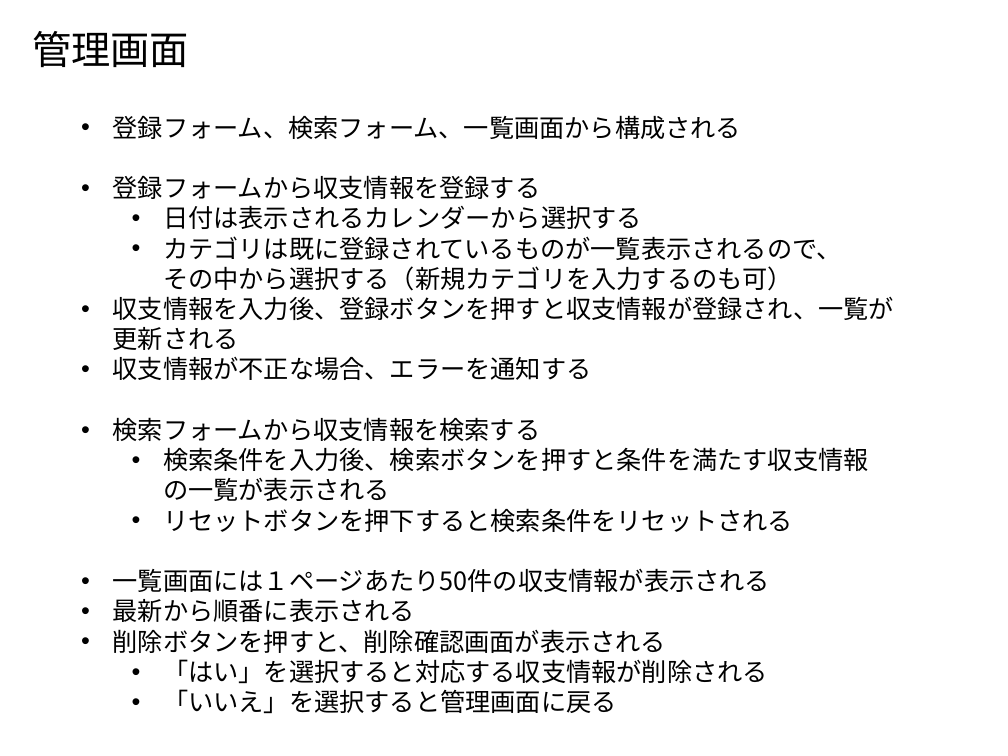
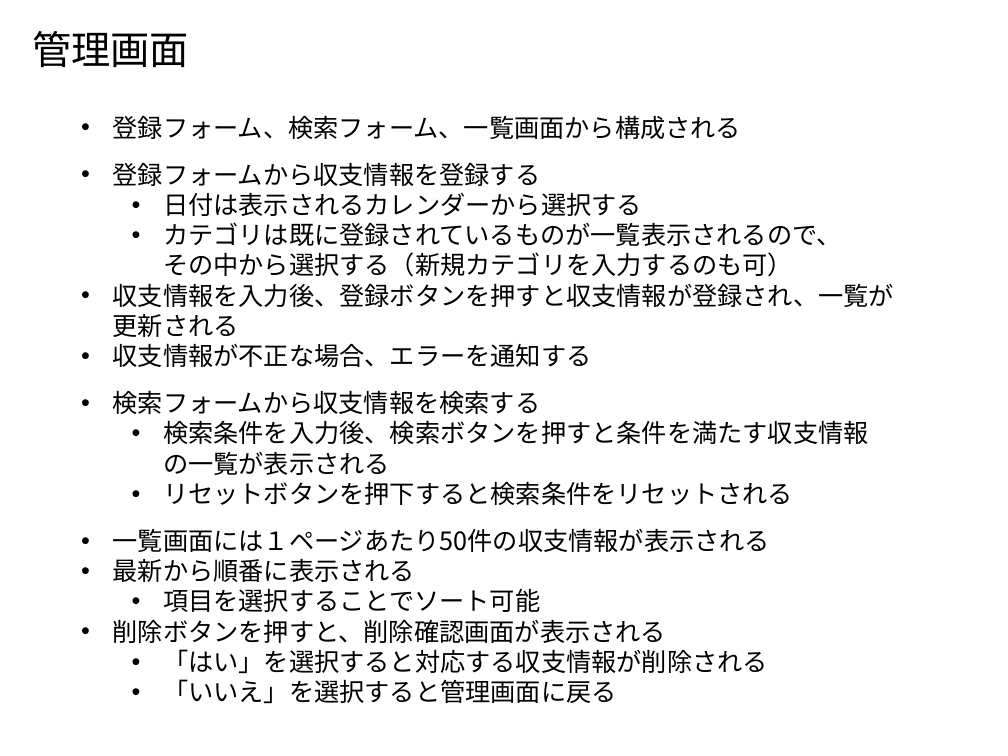
Before and after one commit to Leonis0813/chort, a slide deck: slide 3 of payment_manager/bin/algieba.pptx. Drawn at 1008x756 pixels with LibreOffice and Linux fonts; fonts in the diff are those of the drawing. Boxes give left, top, right and bottom in pixels: in the first picture for what was removed or moved away, otherwise in the second. Text is boxed around its words. In the diff, an @@ line names an element or a change of style, - is before the commit and + after.

```diff
--- a/payment_manager/bin/algieba.pptx
+++ b/payment_manager/bin/algieba.pptx
@@ text at (x1=163, y1=588, x2=540, y2=612): paragraph added @@
+  • 項目を選択することでソート可能
```
Also in this commit, not shown: 5 other slides changed, 4 other files.
